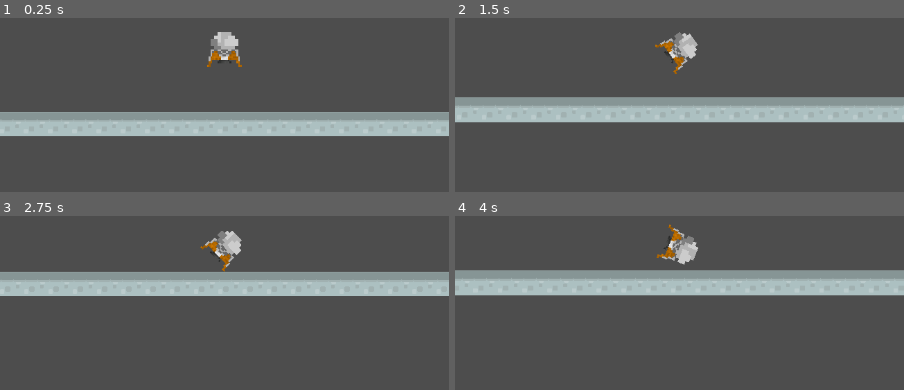
Above: before the commit, frames 1-4 (two rows, left to right).
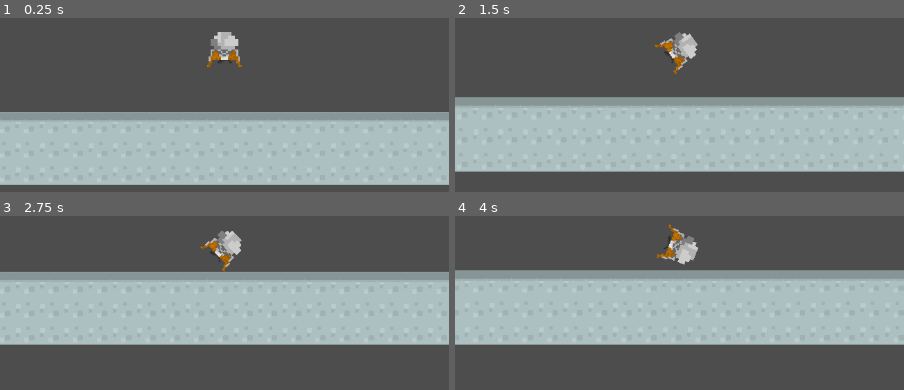
Above: after the commit, the same moments.

Repository: jakemeinershagen/lander
Game: Godot game, scene res://scenes/world.tscn
Same seed, same stepped clock (60 frames per second), same inputs: the game is played once before the commit and once after it.
Inputs (mouse positions are in pixels of both pictures, inside the frame that each line leads up to):
- Up to frame 1 (0.25 s): no input
- Up to frame 2 (1.5 s): move the mouse to (outside the picture) at 0.52 s; hold Space (burn) 0.53-1.28 s; hold Right (roll_right) from 0.53 s (still down); move the mouse to (589, 89) at 1.27 s; tap Mouse wheel up (zoom_in) at 1.35 s
- Up to frame 3 (2.75 s): move the mouse to (outside the picture) at 2.02 s; release Right (roll_right) at 2.03 s; hold A (roll_left) from 2.03 s (still down); tap Mouse wheel down (zoom_out) at 2.1 s
- Up to frame 4 (4 s): move the mouse to (outside the picture) at 2.77 s; release A (roll_left) at 2.78 s; hold Right (roll_right) from 2.78 s (still down); tap Space (burn) at 2.85 s; move the mouse to (814, 367) at 3.52 s; tap Mouse wheel up (zoom_in) at 3.6 s

The runs differ from the first frame. In frame 1, 28% of the frame differs, in the area x 0-100%, y 67-96%; in frame 2, 29%, in the area x 0-100%, y 59-89%; in frame 3, 28%; in frame 4, 29%.

Commit message:
finish tile generation

Diff:
--- a/scripts/tile_map.gd
+++ b/scripts/tile_map.gd
@@ -15,6 +15,8 @@
 
 	for x in range(left_limit, right_limit):
 		set_cell(Vector2(x, 0), 1, Vector2(11, 2), 0)
+		set_cell(Vector2(x, 1), 1, Vector2(7, 4), 0)
+		set_cell(Vector2(x, 2), 1, Vector2(7, 4), 0)
 
 
 func unload_chunk(chunk_num):
--- a/scripts/world.gd
+++ b/scripts/world.gd
@@ -9,6 +9,7 @@
 	pass
 
 # Called every frame. 'delta' is the elapsed time since the previous frame.
+@warning_ignore("unused_parameter")
 func _process(delta: float) -> void:
 	var ship_pos = floor($Ship.position.x / $TileMap.tile_set.tile_size.x)
 
Not shown, changed: README.md
